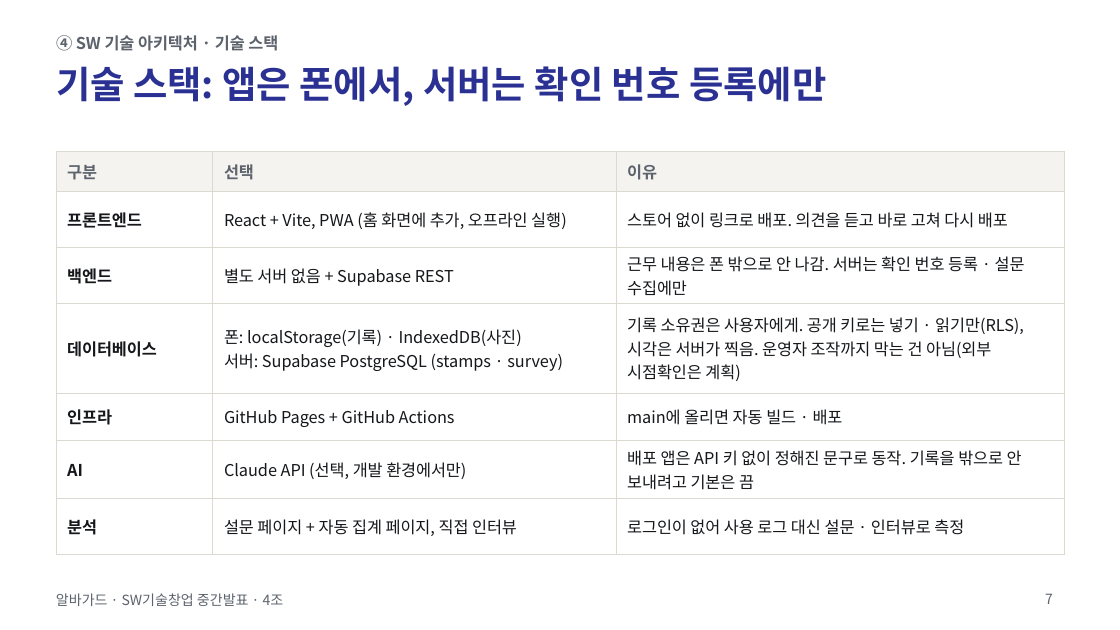
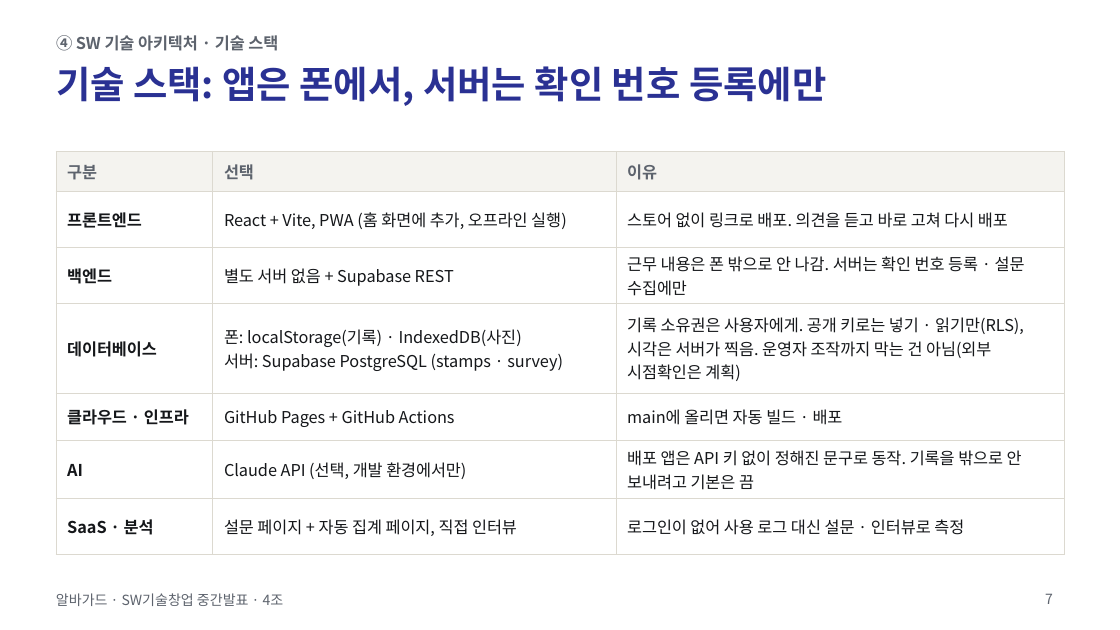
Before and after one commit to jihooni217/albaguard, a slide deck: slide 7 of docs/06_중간발표_PPT.pptx. Drawn at 1120x630 pixels with LibreOffice and Linux fonts; fonts in the diff are those of the drawing. Boxes give left, top, right and bottom in pixels: in the first picture for what was removed or moved away, otherwise in the second. Text is boxed around its words. In the diff, an @@ line names an element or a change of style, - is before the commit and + after.

```diff
--- a/docs/06_중간발표_PPT.pptx
+++ b/docs/06_중간발표_PPT.pptx
@@ table at <box>56,151,1064,540</box> @@
-row 5, column 1: 인프라
+row 5, column 1: 클라우드 · 인프라
-row 7, column 1: 분석
+row 7, column 1: SaaS · 분석
```
Also in this commit, not shown: 11 other slides changed, 6 other files.
